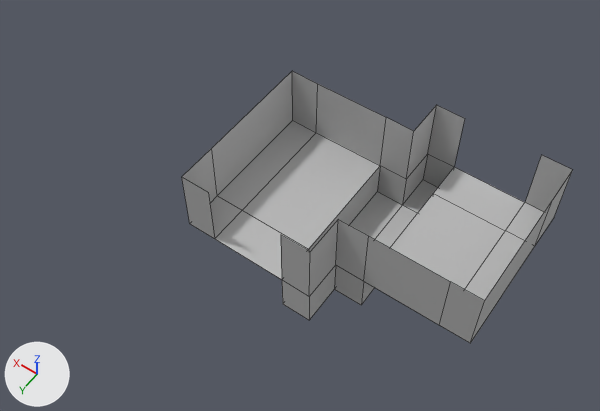
The FBX model TrialsForAGod/Assets/Models - Brian/room_b_alt.fbx, before and after one commit.
Both versions are drawn from a 50 mm lens placed at (-10.9, 38.4, 45.6), pointed at (9.5, 9.7, 0.7). Arrows for +X, +Y and +Z are at lower left; the lights stay in place. Mesh edges are drawn as thin lines. Where no turn or scale is listed for an object, it has been applied to the vertices.

In view in the first picture: 'room_b_alt'.
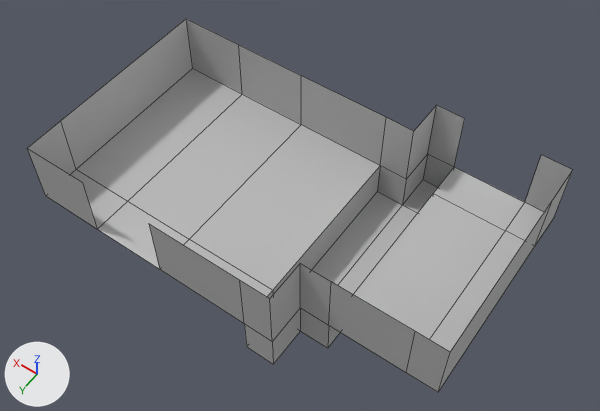
Boxes [x1, y1, x2, y2] around the edits, measured in the pictures (600 x 411 px):
'room_b_alt', reshaped (40% wider, 37% taller)
    before: [182, 71, 572, 343]
    after: [27, 19, 572, 392]
part 1 of me_mesh, built on
    before: [182, 71, 487, 342]
    after: [27, 19, 487, 392]

What changed in the scene script:
```text
Change me_mesh:
    used by ob_room_b_alt; location = (0.0, 6.0, 0.0)
    remove me_mesh.from_pydata(...)  # 50 vertices, 38 faces; spans x -5.0..15.0, y -6.0..9.0, z -3.0..5.0
    add me_mesh.from_pydata(...)  # 55 vertices, 42 faces; spans x -5.0..24.8, y -6.0..13.0, z -3.0..5.0
    me_mesh part 1
    5 vertices are removed from x 7.2..15.0, y -3.0..9.0, z 0.0..5.0
    7 faces are deleted
    17 vertices in x -5.0..7.2, y 6.0..9.0, z -3.0..5.0 move by (0.0, 4.0, 0.0)
    3 vertices in x 12.8, y 6.0..9.0, z 0.0..5.0 move by (1.4, 4.0, 0.0)
    4 vertices move from x 12.8..15.0, y -3.0..6.0, z 0.0..5.0 to x 14.2..19.8, y -3.0..10.0, z 0.0..5.0
    5 vertices are added at (24.8, 13.0, 0.0), (24.8, 10.0, 0.0), (24.8, -3.0, 0.0), (19.8, 13.0, 0.0), (19.8, -3.0, 0.0)
    5 new vertices lie (0.0, 0.0, 5.0) away from vertices in x 7.2..24.8, y -3.0..13.0, z 0.0
    11 new faces join them
```
